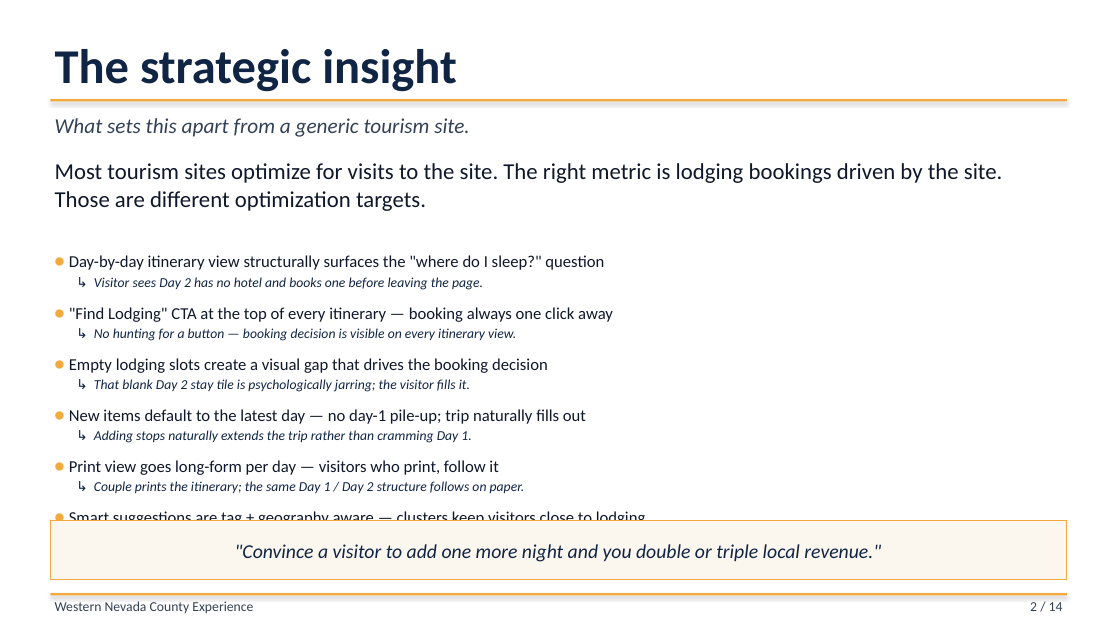
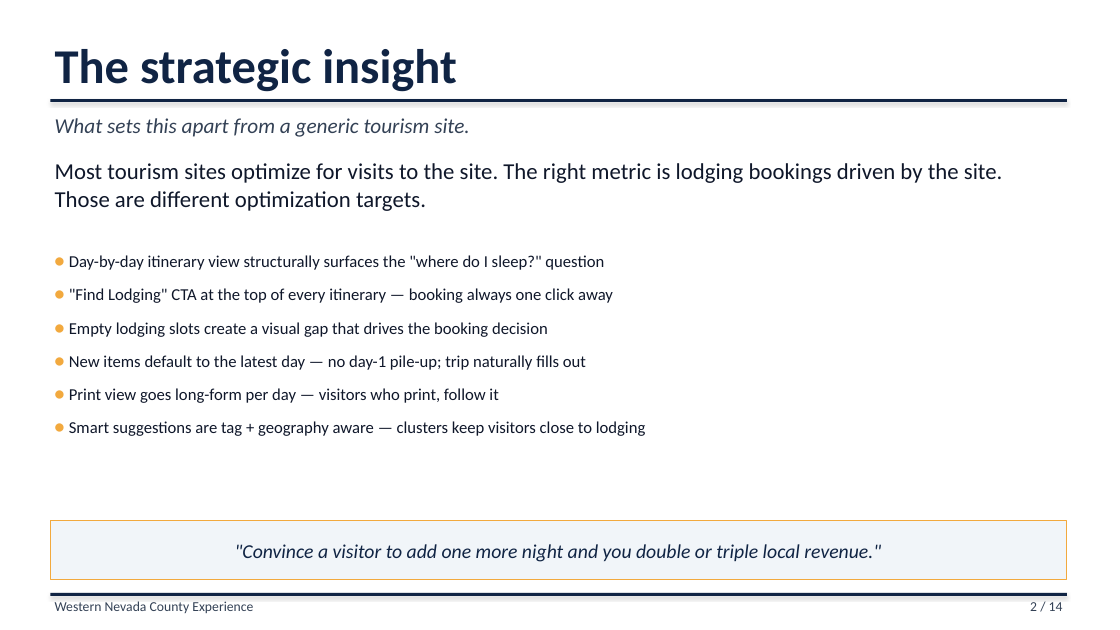
Before and after one commit to liammlrb-eng/nevada-county-experiences, a slide deck: slide 2 of demo_pitch.pptx. Drawn at 1120x630 pixels with LibreOffice and Linux fonts; fonts in the diff are those of the drawing. Boxes give left, top, right and bottom in pixels: in the first picture for what was removed or moved away, otherwise in the second. Text is boxed around its words. In the diff, an @@ line names an element or a change of style, - is before the commit and + after.

Commit message:
Pitch deck: kill scenario sub-lines deck-wide + navy rules
User feedback: '↳ scenario' sub-text was too small to read at 11.5pt
across every slide; gold/amber rules under titles read as 'drab
yellow.' Two targeted changes:

1. SHOW_SCENARIOS = False — global flag that gates rendering of every
   '↳ scenario' italic sub-line in both add_bullets and two_col_table.
   Tuples are still allowed in the source for future use; they just
   render as the headline pair when the flag is off. Saves ~600 lines
   of small italic across the deck.

2. add_gold_rule now uses BROWN (deep ink-blue) instead of GOLD —
   title underlines and footer rules read as a strong navy underline
   rather than a yellow ribbon. Slightly thicker (2.5pt vs 2pt) to
   compensate for the more restrained color. Amber/GOLD is still
   used for bullet markers and the few callout-box borders.

3. Replaced 7 hardcoded warm-cream RGBColor(0xFB, 0xF7, 0xEE) literals
   with the FOG token (now cool slate-tint #F1F5F9). Stripes and
   callout-box fills follow the modern palette automatically.

Net effect: every slide is visually quieter. Headers in navy, deep
underlines in navy, cool stripes, amber only as small accents.

```diff
--- a/demo_pitch.pptx
+++ b/demo_pitch.pptx
@@ rectangle at (x1=50, y1=99, x2=1067, y2=102): fill #F2A93E to #102444 @@
@@ text at (x1=69, y1=255, x2=646, y2=436): paragraph removed @@
-↳ After Holbrooke Hotel goes in, suggestions cluster around Mill Street.
@@ text at (x1=94, y1=277, x2=483, y2=290): paragraph removed @@
-↳ Visitor sees Day 2 has no hotel and books one before leaving the page.
@@ text at (x1=94, y1=328, x2=516, y2=341): paragraph removed @@
-↳ No hunting for a button — booking decision is visible on every itinerary view.
@@ text at (x1=94, y1=379, x2=470, y2=392): paragraph removed @@
-↳ That blank Day 2 stay tile is psychologically jarring; the visitor fills it.
@@ text at (x1=94, y1=430, x2=471, y2=443): paragraph removed @@
-↳ Adding stops naturally extends the trip rather than cramming Day 1.
@@ text at (x1=94, y1=481, x2=525, y2=494): paragraph removed @@
-↳ Couple prints the itinerary; the same Day 1 / Day 2 structure follows on paper.
@@ rectangle at (x1=50, y1=521, x2=1067, y2=580): fill #FBF7EE to #F1F5F9 @@
@@ rectangle at (x1=50, y1=593, x2=1067, y2=596): fill #F2A93E to #102444 @@
```
Also in this commit, not shown: 14 other slides changed, 2 other files.
